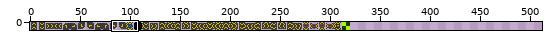
File history of a pixel-art file, raw-assets/foreground_tiles.aseprite. Above, an overview of the earlier version with the close-up marked.
Close-up. First the earlier version:
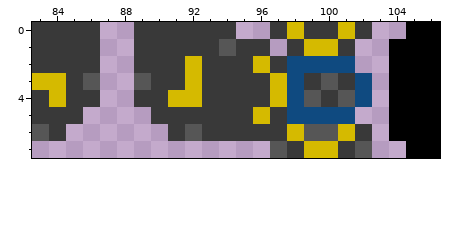
320x8 pixels, 1 frame. Shown: x 83..106, y 0..7. The old version is drawn lined up with the new one, on the new canvas. The commit also changed other parts of the picture, which this record leaves out.
After the commit:
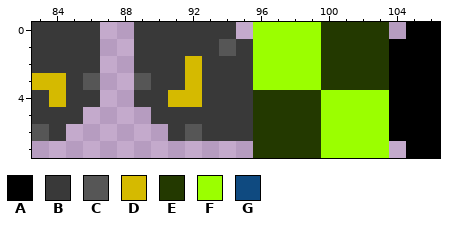
Palette (. is transparent): A #000000  B #393939  C #565656  D #d5ba00  E #233900  F #9bff00  G #0f4a80
Changes in this commit:
{"change": "canvas 320x8 -> 512x8"}
{"y":0,"x":96,"old":".BDBBDB.","new":"FFFFEEEE"}
{"y":1,"x":96,"old":"B.BDDB..","new":"FFFFEEEE"}
{"y":2,"x":96,"old":"DBGGGG..","new":"FFFFEEEE"}
{"y":3,"x":96,"old":"BDGBCBG.","new":"FFFFEEEE"}
{"y":4,"x":96,"old":"BDGCBCG.","new":"EEEEFFFF"}
{"y":5,"x":96,"old":"DBGGGG..","new":"EEEEFFFF"}
{"y":6,"x":96,"old":"BBDCCDB.","new":"EEEEFFFF"}
{"y":7,"x":96,"old":".CBDDBC.","new":"EEEEFFFF"}
{"label":"changed","picture_box":[253,22,389,158]}
